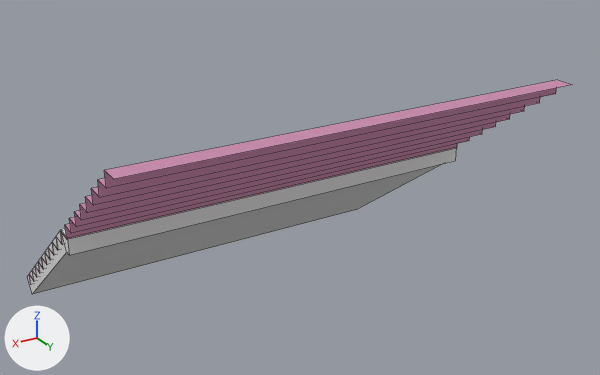
The FBX model Assets/Models/Schody.fbx: old version first, new version second.
One viewpoint serves both versions: a camera (50 mm lens) standing at (8.56, 18.86, 10.3) and looking at (-0.58, 3.62, 2.68). Every picture has the same lights, and +X, +Y and +Z are marked at lower left. Mesh edges are drawn as thin lines. Objects named as collision shapes, trigger or cutter boxes, shadow casters or lower levels of detail are left out. Where no turn or scale is listed for an object, it has been applied to the vertices.

Names of what the first picture shows: 'schody', 'schody_Collider05'.
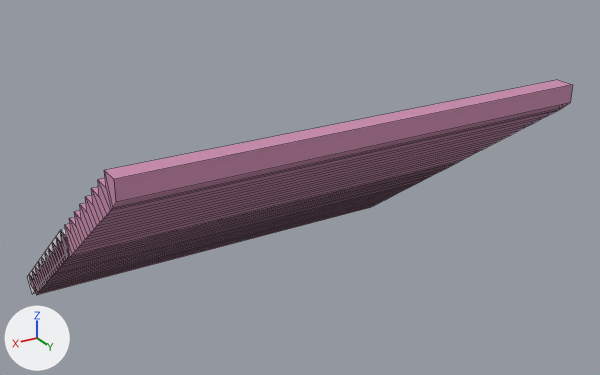
Location of each change, (x1, y1, x2, y2) in pixels of the pictures (600 x 375 px):
'schody', reshaped: before (29, 80, 572, 283); after (29, 80, 573, 295)
'schody05', reshaped (not visible before): after (30, 234, 69, 294)
part 1 of me_cube_046, added (purple): after (29, 85, 573, 295)
'schody_Collider05', unchanged, covered by the edit: before (27, 148, 456, 294); after (27, 229, 66, 294)

What changed in the scene script:
```text
Change me_cube_046:
    used by ob_schody; location = (0.0, 0.0, 0.0)
    remove me_cube_046.from_pydata(...)  # 74 vertices, 36 faces; spans x -4.98..4.98, y -0.21..7.36, z -0.15..5.42
    add me_cube_046.from_pydata(...)  # 148 vertices, 146 faces; spans x -4.98..4.98, y -0.21..7.36, z -0.15..5.42
    me_cube_046 part 1
    6 vertices are added at (-4.98, 0.37, -0.15), (-4.98, 0.52, -0.04), (-4.98, 0.63, 0.04), (-4.98, 7.1, 4.8), (-4.98, 7.18, 4.86), (-4.98, 7.36, 5.03)
    18 new vertices lie (0.0, 0.51, -0.36) away from vertices in x -4.98..4.98, y 1.05..4.41, z 1.08..3.56
    14 new vertices lie (0.0, 0.5, -0.36) away from vertices in x -4.98..4.98, y 0.21..6.52, z 0.46..5.11
    20 new vertices lie (0.0, 0.21, 0.15) away from vertices in x -4.98..4.98, y 2.82..6.6, z 1.65..4.44
    10 new vertices lie (0.0, 0.21, 0.16) away from vertices in x -4.98..4.98, y 0.71..2.4, z 0.1..1.34
    6 new vertices lie (9.96, 0.0, 0.0) away from vertices in x -4.98, y 0.37..7.36, z -0.15..5.03
    110 new faces join them
Change me_cube_075:
    used by ob_schody05; location = (0.0, 0.0, 0.0)
    remove me_cube_075.from_pydata(...)  # 42 vertices, 20 faces; spans x -4.98..4.98, y -0.21..3.99, z -0.15..2.94
    add me_cube_075.from_pydata(...)  # 84 vertices, 82 faces; spans x -4.98..4.98, y -0.21..3.99, z -0.15..2.94
    me_cube_075 part 2
    6 vertices are added at (-4.98, 0.3, -0.15), (-4.98, 0.57, 0.02), (-4.98, 0.63, 0.06), (-4.98, 3.78, 2.38), (-4.98, 3.88, 2.45), (-4.98, 3.99, 2.55)
    16 new vertices lie (0.0, 0.49, -0.35) away from vertices in x -4.98..4.98, y 0.21..3.15, z 0.46..2.63
    14 new vertices lie (0.0, 0.28, -0.19) away from vertices in x -4.98..4.98, y 0.63..3.15, z 0.46..2.32
    6 new vertices lie (9.96, 0.0, 0.0) away from vertices in x -4.98, y 0.3..3.99, z -0.15..2.55
    62 new faces join them
```
